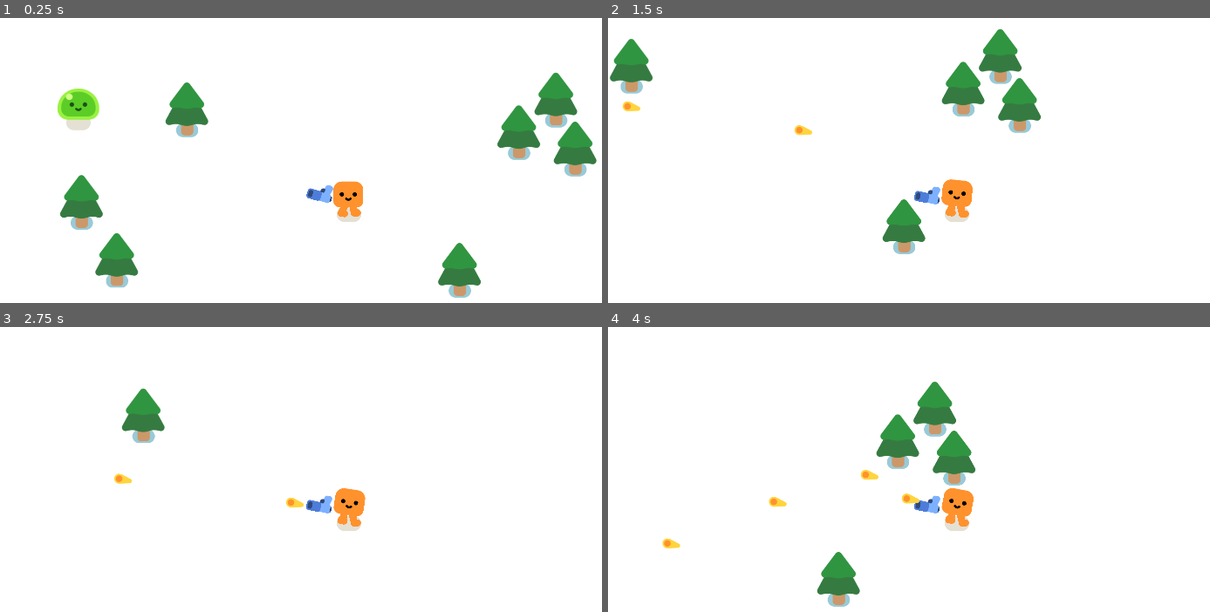
Above: before the commit, frames 1-4 (two rows, left to right).
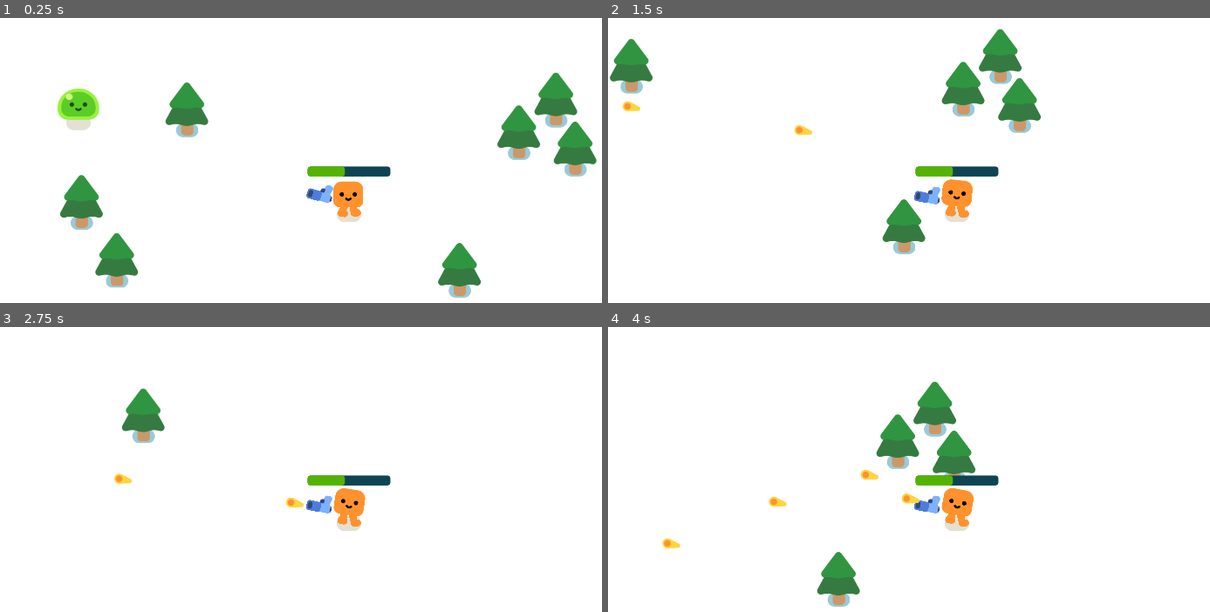
Above: after the commit, the same moments.

Repository: RockinPaul/gdquest_shooter
Game: Godot game, scene res://game.tscn
The game is run twice, just before and just after one commit, with the same random seed, the same clock (stepped at 60 frames per second) and the same inputs.
Inputs:
- Up to frame 1 (0.25 s): no input
- Up to frame 2 (1.5 s): hold D (move_right) 0.53-1.28 s; hold S (move_down) from 1.28 s (still down)
- Up to frame 3 (2.75 s): release S (move_down) at 2.03 s; hold D (move_right) from 2.03 s (still down)
- Up to frame 4 (4 s): release D (move_right) at 2.78 s; hold W (move_up) 2.78-3.53 s; hold A (move_left) from 3.53 s (still down)

The runs differ from the first frame. In frame 1, 0.5% of the frame differs, in the area x 51-65%, y 51-56%; in frame 2, 0.5%; in frame 3, 0.5%; in frame 4, 0.5%.

Commit message:
feat: add health progress bar with custom styling to player scene

Diff:
--- a/player.tscn
+++ b/player.tscn
@@ -9,6 +9,20 @@
 
 [sub_resource type="CircleShape2D" id="CircleShape2D_i3pqv"]
 radius = 30.0
+
+[sub_resource type="StyleBoxFlat" id="StyleBoxFlat_i3pqv"]
+bg_color = Color(0.0535285, 0.266832, 0.325385, 1)
+corner_radius_top_left = 8
+corner_radius_top_right = 8
+corner_radius_bottom_right = 8
+corner_radius_bottom_left = 8
+
+[sub_resource type="StyleBoxFlat" id="StyleBoxFlat_hqtel"]
+bg_color = Color(0.326029, 0.704933, 0, 1)
+corner_radius_top_left = 8
+corner_radius_top_right = 8
+corner_radius_bottom_right = 8
+corner_radius_bottom_left = 8
 
 [node name="Player" type="CharacterBody2D"]
 script = ExtResource("1_onrkg")
@@ -35,3 +49,13 @@
 position = Vector2(-1, -6)
 shape = SubResource("CircleShape2D_i3pqv")
 debug_color = Color(0.862465, 0.233042, 0.684566, 0.42)
+
+[node name="ProgressBar" type="ProgressBar" parent="."]
+offset_left = -114.0
+offset_top = -131.0
+offset_right = 114.0
+offset_bottom = -104.0
+theme_override_styles/background = SubResource("StyleBoxFlat_i3pqv")
+theme_override_styles/fill = SubResource("StyleBoxFlat_hqtel")
+value = 45.0
+show_percentage = false
Not shown: 1 places in player.tscn that only renumber resources
